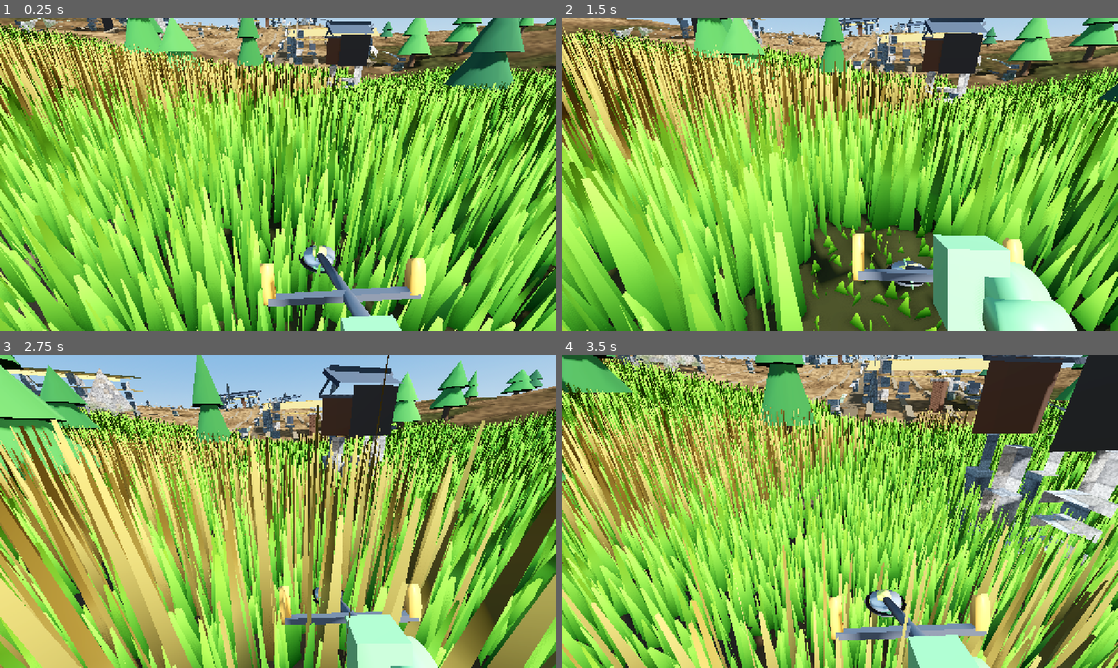
Above: before the commit, frames 1-4 (two rows, left to right).
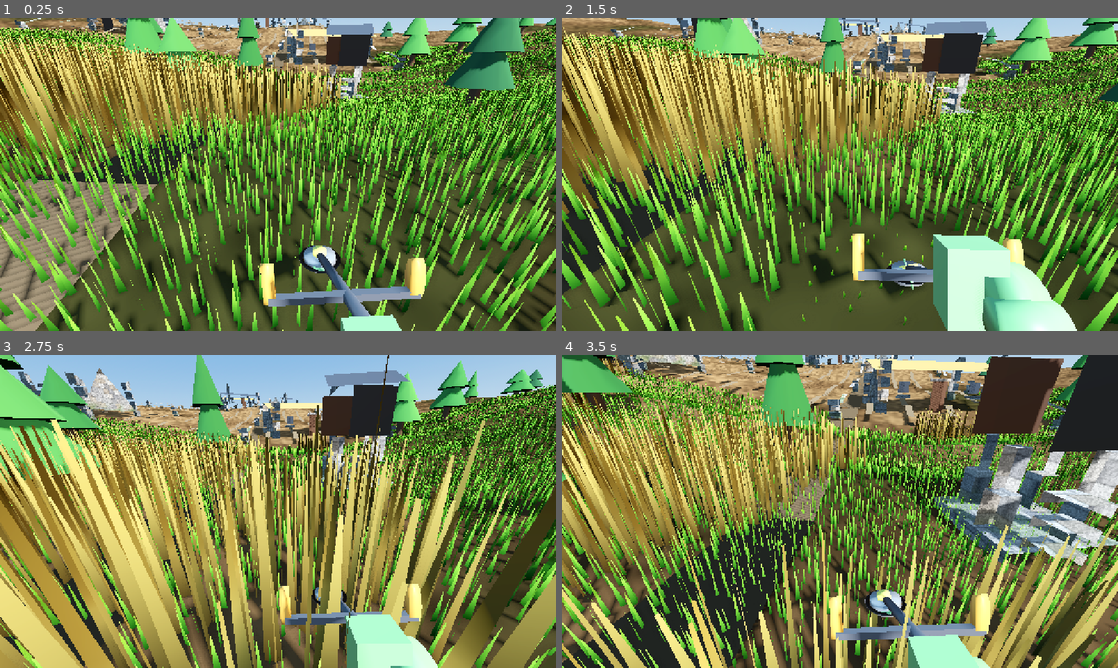
Above: after the commit, the same moments.

Repository: fabiansar/desbrozadora
Game: Godot game, scene res://scenes/main.tscn
Same seed, same stepped clock (60 frames per second), same inputs: the game is played once before the commit and once after it.
Inputs (mouse positions are in pixels of both pictures, inside the frame that each line leads up to):
- Up to frame 1 (0.25 s): no input
- Up to frame 2 (1.5 s): move the mouse to (867, 174) at 0.52 s; press the mouse at (867, 174) at 0.53 s; hold W (mover_adelante) from 0.53 s (still down); tap Space (saltar) at 0.77 s; move the mouse to (812, 174) at 1.27 s; release the mouse at (812, 174) at 1.28 s; tap Ctrl (agacharse) at 1.35 s
- Up to frame 3 (2.75 s): keep holding W (mover_adelante); tap Space (saltar) at 1.52 s; move the mouse to (289, 505) at 2.02 s; hold Shift (correr) from 2.03 s (still down)
- Up to frame 4 (3.5 s): keep holding W (mover_adelante); move the mouse to (834, 517) at 2.77 s; release Shift (correr) at 2.78 s; click (834, 517) at 2.85 s; tap Space (saltar) at 3.02 s

The runs differ from the first frame. In frame 1, 72% of the frame differs, in the area x 0-100%, y 0-100%; in frame 2, 59%; in frame 3, 34%; in frame 4, 53%.

Commit message:
Corrige geometria de la aldea y reduce la hierba

Diff:
--- a/scenes/main.tscn
+++ b/scenes/main.tscn
@@ -59,14 +59,14 @@
 aldea = NodePath("../Aldea")
 
 [node name="Hierba" parent="." unique_id=677948321 node_paths=PackedStringArray("terreno", "aldea") instance=ExtResource("5_hierba")]
-altura = 0.7100000000000001
-variacion_altura = 0.96
-grosor = 0.14500000000000002
-variacion_grosor = 1.0
-radio = 50.0
-densidad = 60.0
-borde = 1.0
-distancia_maxima = 22.0
+altura = 0.42000000000000004
+variacion_altura = 0.35
+grosor = 0.055
+variacion_grosor = 0.35
+radio = 42.0
+densidad = 32.0
+borde = 0.85
+distancia_maxima = 36.0
 radio_corte = 0.7300000000000001
 altura_tocon = 0.15
 terreno = NodePath("../Terreno")
--- a/scripts/aldea.gd
+++ b/scripts/aldea.gd
@@ -66,10 +66,9 @@
 var _pizarra := SurfaceTool.new()
 var _tierra := SurfaceTool.new()
 var _oscuro := SurfaceTool.new()
-# Las cajas que colisionan: solo las casas y los horreos. Los muros de las
-# parcelas NO colisionan, y es a proposito: un muro de piedra seca de un metro
-# se salta, y un trimesh de 4.000 triangulos de media milla de alto hace que
-# la maquina se enganche en los bordes y dar saltos cada dos pasos.
+# Las cajas que colisionan: casas, hórreos y tramos de muro de parcela. Los
+# muros se parten en segmentos cortos para seguir la ladera y dejar libres sus
+# huecos de paso.
 var _solido: Array[Dictionary] = []
 
 # La altura del suelo en la figura que se esta construyendo ahora mismo. Se usa
@@ -123,7 +122,7 @@
 ##
 ## La cuadricula se gira con la horizontal del terreno, que es como se parcelan
 ## las laderas: el lado largo de cada parcela va en la horizontal y el corto se
-##|sube la pendiente. Asi el bancal queda tumbado y no clavado en la ladera.
+## sube la pendiente. Asi el bancal queda tumbado y no clavado en la ladera.
 func _reparto() -> void:
 	_rng.seed = semilla
 	var sitio := _sitio_del_bloque()
@@ -416,7 +415,8 @@
 ## en el terreno en cada punto y la parte de arriba va a saltos, con un escalon
 ## cada dos metros. Esa parte escalonada es la que hace que un muro de piedra se
 ## reconozca como un muro de piedra y no como un mutilo de goma.
-func _muro(p0: Vector2, p1: Vector2, alto: float, grosor: float, hueco: float) -> void:
+func _muro(p0: Vector2, p1: Vector2, alto: float, grosor: float, hueco: float,
+		colision := false) -> void:
 	var largo := p0.distance_to(p1)
 	if largo < 0.4:
 		return
@@ -438,6 +438,8 @@
 			a = corte_b
 		if b - a < 0.3:
 			continue
+		if colision:
+			_registrar_colisiones_muro(p0 + dir * a, p0 + dir * b, alto, grosor)
 		_tramo_de_muro(p0 + dir * a, p0 + dir * b, dir, lado, alto, grosor)
 	# Las dos esquinas de cada extremo, mas altas y mas anchas, que es de donde
 	# sale el aspecto de muro bien hecho.
@@ -473,7 +475,7 @@
 			# mitad de los triangulos.
 			_cara(_piedra, anterior[0], anterior[1], actual[1], actual[0],
 				Vector3(-lado.x, 0.0, -lado.y))
-			_cara(_piedra, actual[3], actual[2], anterior[2], anterior[1],
+			_cara(_piedra, actual[3], actual[2], anterior[2], anterior[3],
 				Vector3(lado.x, 0.0, lado.y))
 			_cara(_piedra, anterior[3], anterior[2], actual[2], actual[3], Vector3.UP)
 		anterior = actual
@@ -550,7 +552,22 @@
 func _muro_de_cuadricula(x0: float, y0: float, x1: float, y1: float, hueco: float) -> void:
 	var a := _origen_cuadricula + _eje_cuadricula * x0 + _normal_cuadricula * y0
 	var b := _origen_cuadricula + _eje_cuadricula * x1 + _normal_cuadricula * y1
-	_muro(a, b, alto_muro, grosor_muro, hueco)
+	_muro(a, b, alto_muro, grosor_muro, hueco, true)
+
+
+func _registrar_colisiones_muro(a: Vector2, b: Vector2, alto: float, grosor: float) -> void:
+	var largo := a.distance_to(b)
+	var n := maxi(1, int(ceil(largo / 2.0)))
+	for i in n:
+		var p0 := a.lerp(b, float(i) / float(n))
+		var p1 := a.lerp(b, float(i + 1) / float(n))
+		var medio := p0.lerp(p1, 0.5)
+		var dir := (p1 - p0).normalized()
+		_solido.append({
+			"centro": Vector3(medio.x, terreno.cota_en(medio) + alto * 0.5, medio.y),
+			"tam": Vector3(p0.distance_to(p1), alto, grosor),
+			"giro": atan2(dir.y, dir.x),
+		})
 
 
 ## Una tira de tierra pegada al terreno, de `ancho`, que se eleva `alto`.
@@ -580,7 +597,7 @@
 		if i > 0:
 			_cara(t, anterior[0], anterior[1], actual[1], actual[0],
 				Vector3(-dir.x, 0.0, -dir.y))
-			_cara(t, actual[3], actual[2], anterior[2], anterior[1],
+			_cara(t, actual[3], actual[2], anterior[2], anterior[3],
 				Vector3(dir.x, 0.0, dir.y))
 			if alto > 0.0:
 				_cara(t, actual[2], actual[3], anterior[3], anterior[2], Vector3.UP)
@@ -662,34 +679,27 @@
 		vuelo: float, caballete: float, t: SurfaceTool) -> void:
 	var f := fondo * 0.5
 	var l := largo * 0.5 + vuelo
-	var pendiente := atan(caballete / f)
-	var largo_faldon := sqrt(f * f + caballete * caballete) * 1.06
+	var alero := f + 0.18
 	for lado: float in [-1.0, 1.0]:
-		# El faldon, inclinado. El centro va a media altura del faldon, a media
-		# anchura: de ahi sale la inclinacion, y con el vuelo de sobra para que
-		# los faldones se pisen en la caballera.
-		#
-		# El signo de la inclinacion es lo unico que separa un tejado de una
-		# cebada: los dos faldones tienen que CAER hacia fuera y juntarse arriba
-		# en la caballera. Con el signo al reves los dos bajan hacia el centro y
-		# se forma una V en medio, que de lejos no se lee como tejado sino como
-		# dos losas torcidas, y la caballera se queda flotando por encima sin
-		# tocar nada.
-		_caja_inclinada(t,
-			base + Vector3.UP * (alto + caballete * 0.5) + Vector3(-sin(giro), 0.0, cos(giro)) * (lado * f * 0.5),
-			Vector3(l * 2.0, 0.14, largo_faldon), giro, lado * pendiente)
-		# El hastial, que es el triangulito de debajo. Va en piedra, porque el
-		# hastial se cierra con la pared. Y es un TRIANGULO de verdad, con su
-		# funcion: si se pasa como un cuadrilatero con el ultimo punto repetido,
-		# sale un triangulo de area cero que el motor dibuja o no segun le
-		# apetece.
+		# Un faldon es solo un cuadrilatero: cumbrera arriba y alero abajo.
+		# Es deliberadamente simple; no hay una caja rotada que pueda quedar de
+		# canto o invertida por el orden de dos giros.
+		var p0 := _punto_casa(base, giro, -l, alto + caballete, 0.0)
+		var p1 := _punto_casa(base, giro, l, alto + caballete, 0.0)
+		var p2 := _punto_casa(base, giro, l, alto, lado * alero)
+		var p3 := _punto_casa(base, giro, -l, alto, lado * alero)
+		_cara(t, p0, p1, p2, p3, Vector3.UP)
+		# El hastial, el triangulo sencillo de piedra en cada extremo.
 		var e := Vector3(cos(giro), 0.0, sin(giro)) * (largo * 0.5) * lado
 		var n := Vector3(-sin(giro), 0.0, cos(giro)) * lado
 		_tri(_piedra, base + e + n * f, base + e - n * f,
 			base + e + Vector3.UP * (alto + caballete), e.normalized())
-	# La caballera, que remata las dos losas por arriba.
-	_caja_inclinada(t, base + Vector3.UP * (alto + caballete + 0.05),
-		Vector3(l * 2.0, 0.16, 0.3), giro, 0.0)
+
+
+func _punto_casa(base: Vector3, giro: float, x: float, y: float, z: float) -> Vector3:
+	var eje := Vector3(cos(giro), 0.0, sin(giro))
+	var normal := Vector3(-sin(giro), 0.0, cos(giro))
+	return base + eje * x + Vector3.UP * y + normal * z
 
 
 ## La puerta, las ventanas y, si el tejado es de pizarra, la chimenea.
@@ -936,8 +946,8 @@
 		mi.cast_shadow = GeometryInstance3D.SHADOW_CASTING_SETTING_ON
 		add_child(mi)
 		n += 1
-	# Y la colision: una caja por casa y por hórreo, dentro de un cuerpo quieto.
-	# Los muros de las parcelas no colisionan, por lo de arriba.
+	# Y la colision: una caja por casa, hórreo y tramo de muro, dentro de un
+	# cuerpo quieto. Los huecos no generan caja.
 	#
 	# El cuerpo quieto no es opcional: un CollisionShape3D colgado de un Node3D
 	# se queda colgando sin avisar de nada, y se atraviesa la aldea andando. Solo
